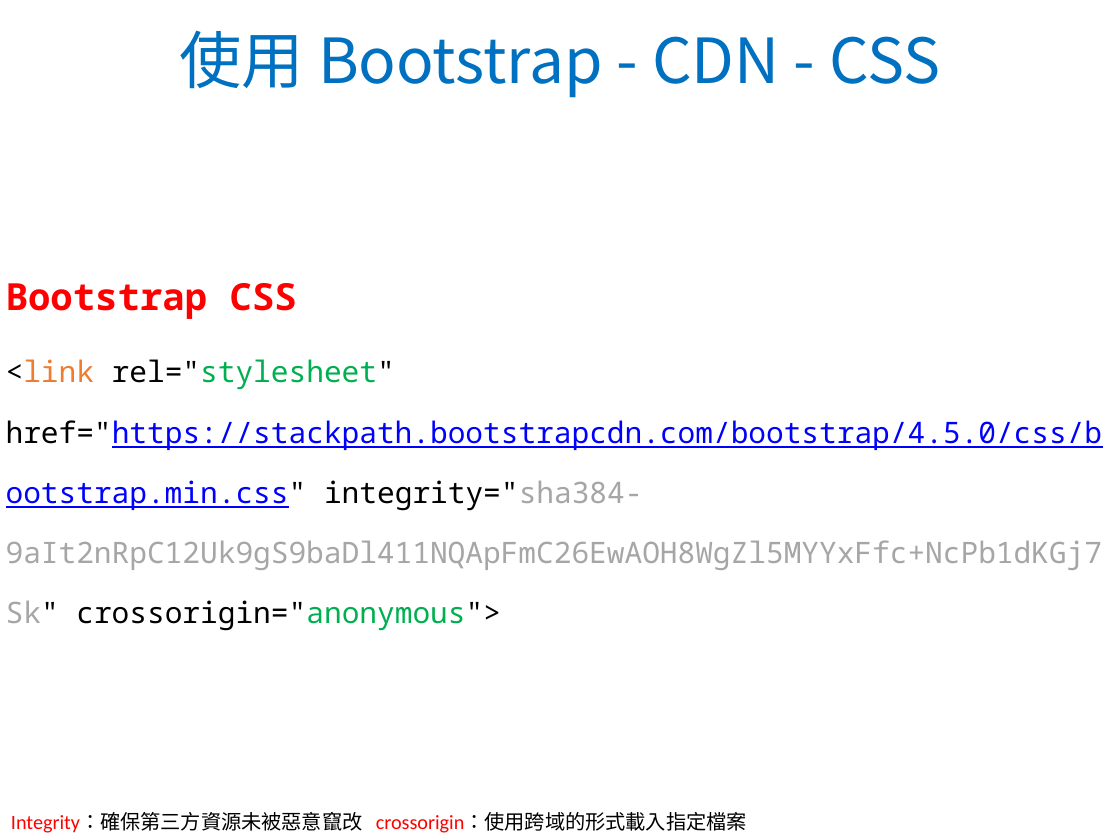
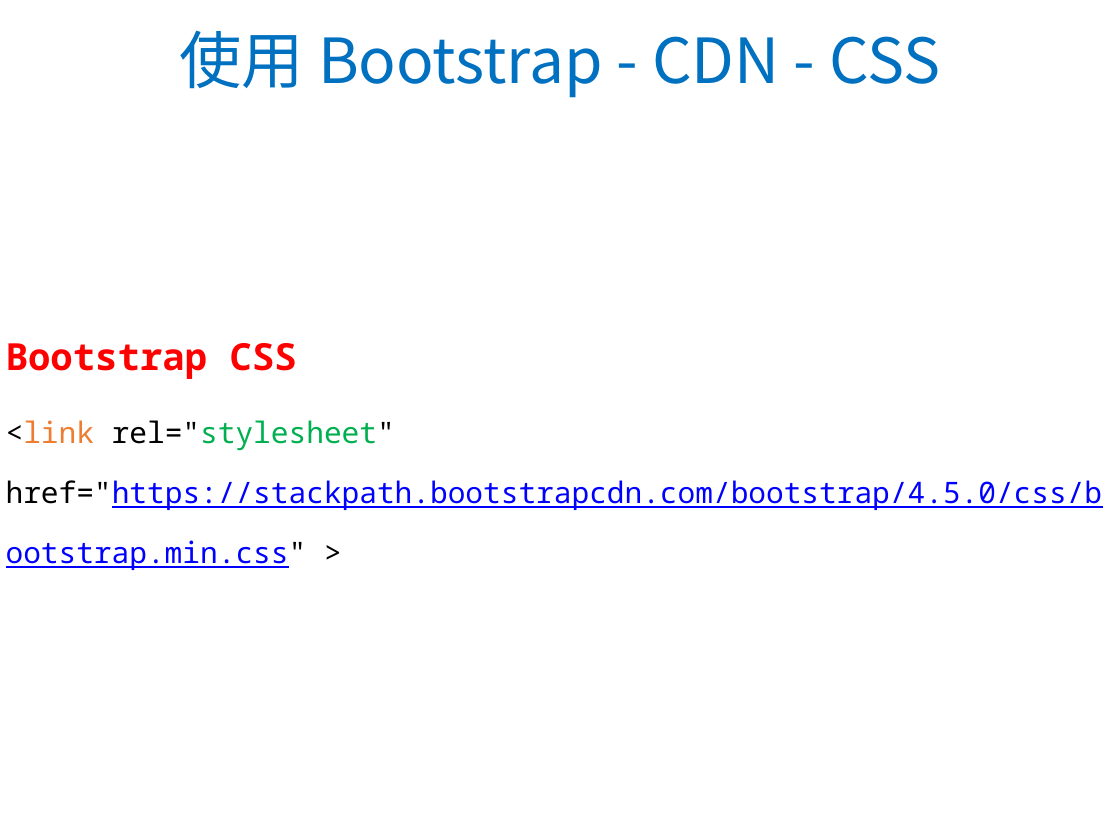
Before and after one commit to WaRTanKE7/WebClubData, a slide deck: slide 5 of 教學簡報/Bootstrap 4.pptx. Drawn at 1120x840 pixels with LibreOffice and Linux fonts; fonts in the diff are those of the drawing; background and template pictures are left out. Boxes give left, top, right and bottom in pixels: in the first picture for what was removed or moved away, otherwise in the second. Text is boxed around its words. In the diff, an @@ line names an element or a change of style, - is before the commit and + after.

```diff
--- a/教學簡報/Bootstrap 4.pptx
+++ b/教學簡報/Bootstrap 4.pptx
@@ text at [6, 420, 1103, 570]: text changed @@
-<link rel="stylesheet" href="https://stackpath.bootstrapcdn.com/bootstrap/4.5.0/css/bootstrap.min.css" integrity="sha384-9aIt2nRpC12Uk9gS9baDl411NQApFmC26EwAOH8WgZl5MYYxFfc+NcPb1dKGj7Sk" crossorigin="anonymous">
+<link rel="stylesheet" href="https://stackpath.bootstrapcdn.com/bootstrap/4.5.0/css/bootstrap.min.css" >
@@ text removed at [11, 813, 747, 833] @@
-Integrity：確保第三方資源未被惡意竄改 crossorigin：使用跨域的形式載入指定檔案
```
Also in this commit, not shown: 1 other slide changed, 4 other files.
